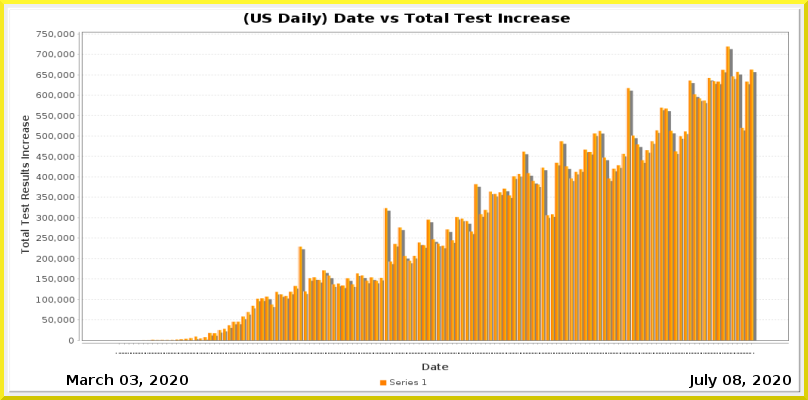
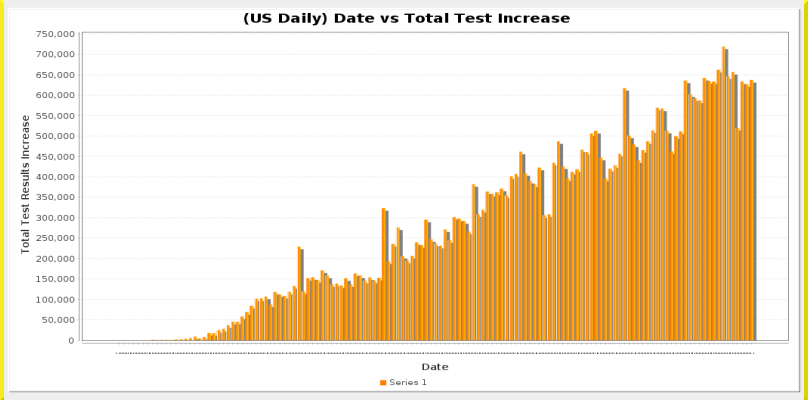
Comparing the layer stacks of the two (808, 400) images. Changes:
added layer "Pasted Layer" above "Border Layer" over [4, 0, 804, 400]
painted on "Current Date" over [733, 375, 741, 385]
